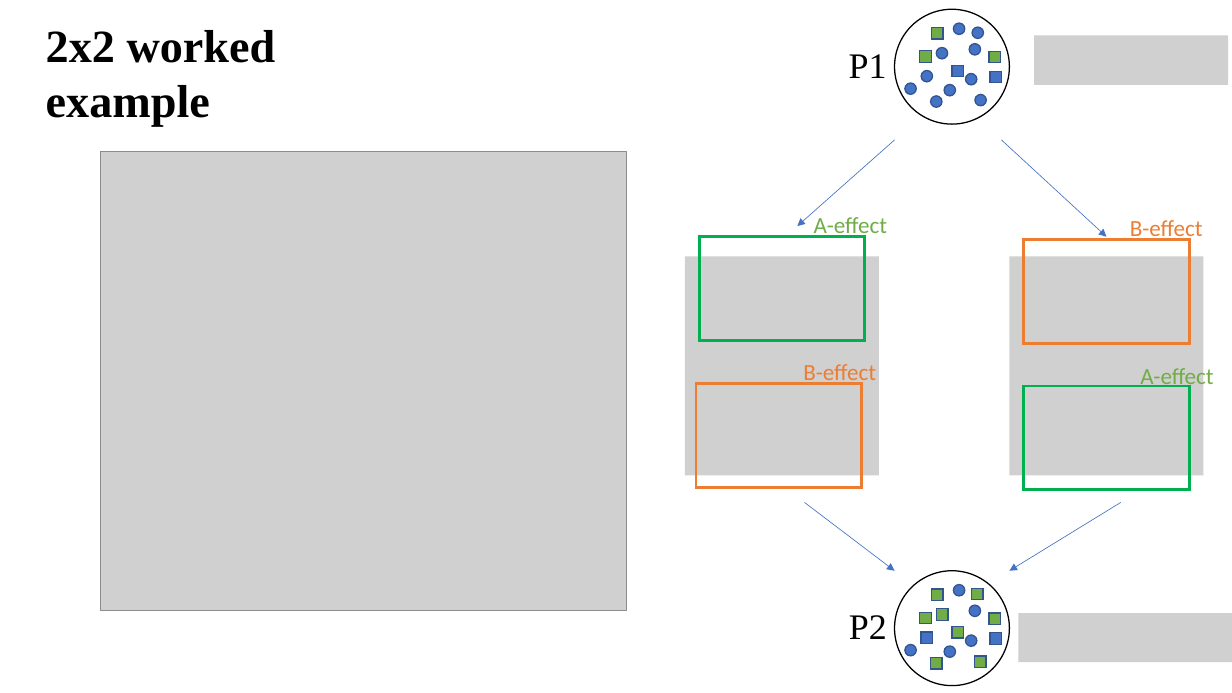
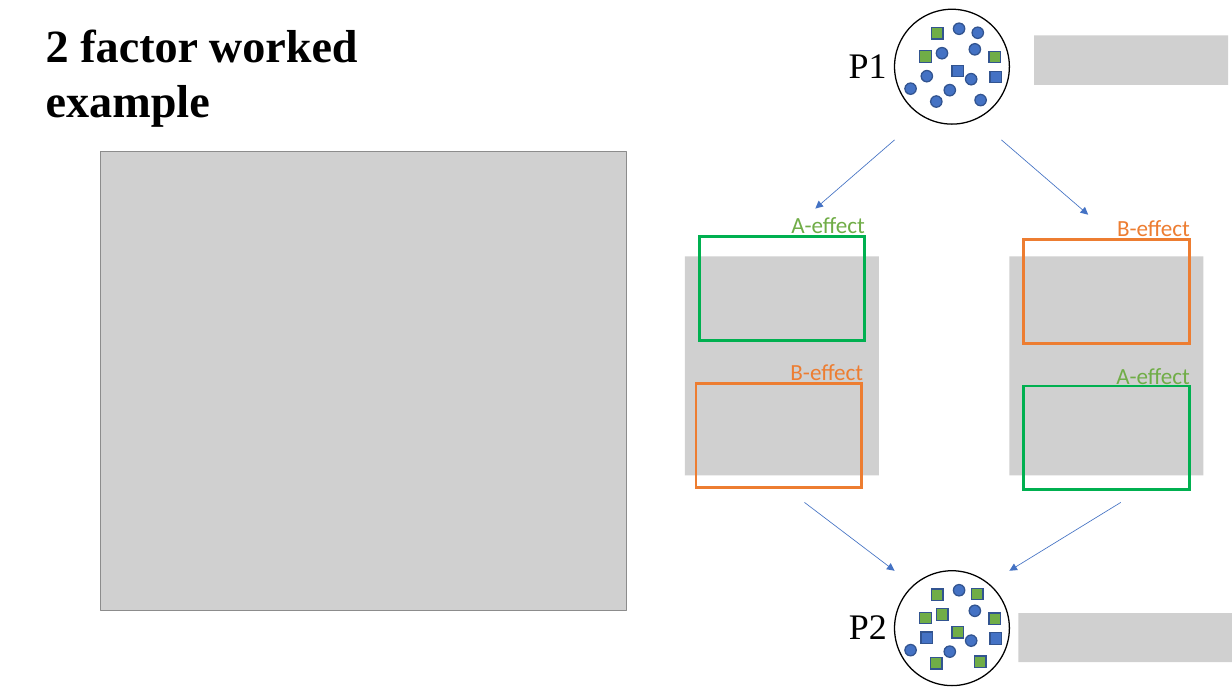
Before and after one commit to benmatthewsed/sgsss_std_decomp, a slide deck: slide 26 of pres1.pptx. Drawn at 1232x693 pixels with LibreOffice and Linux fonts; fonts in the diff are those of the drawing; grey boxes stand for pictures. Boxes give left, top, right and bottom in pixels: in the first picture for what was removed or moved away, otherwise in the second. Text is boxed around its words. In the diff, an @@ line names an element or a change of style, - is before the commit and + after.

```diff
--- a/pres1.pptx
+++ b/pres1.pptx
@@ text at (x1=46, y1=29, x2=358, y2=127): text changed @@
-2x2 worked example
+2 factor worked example
@@ arrow moved from (895, 140) - (798, 226) to (895, 140) - (815, 209) @@
@@ arrow moved from (1002, 140) - (1107, 237) to (1002, 140) - (1089, 214) @@
@@ text "A-effect" moved from (x1=814, y1=217, x2=887, y2=240) to (x1=791, y1=217, x2=864, y2=240) @@
@@ text "B-effect" moved from (x1=1130, y1=220, x2=1203, y2=242) to (x1=1117, y1=220, x2=1190, y2=242) @@
@@ text "B-effect" moved from (x1=803, y1=364, x2=876, y2=386) to (x1=790, y1=364, x2=863, y2=386) @@
@@ text "A-effect" moved from (x1=1140, y1=365, x2=1213, y2=391) to (x1=1116, y1=368, x2=1189, y2=391) @@
```
Also in this commit, not shown: 11 other slides changed, 40 other files.
